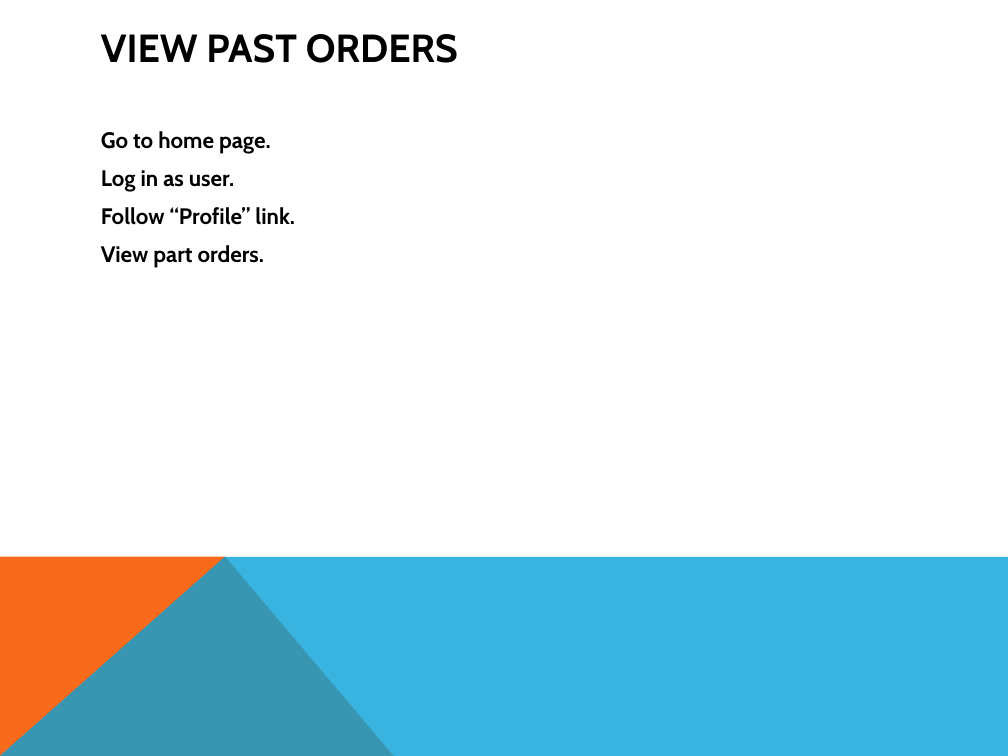
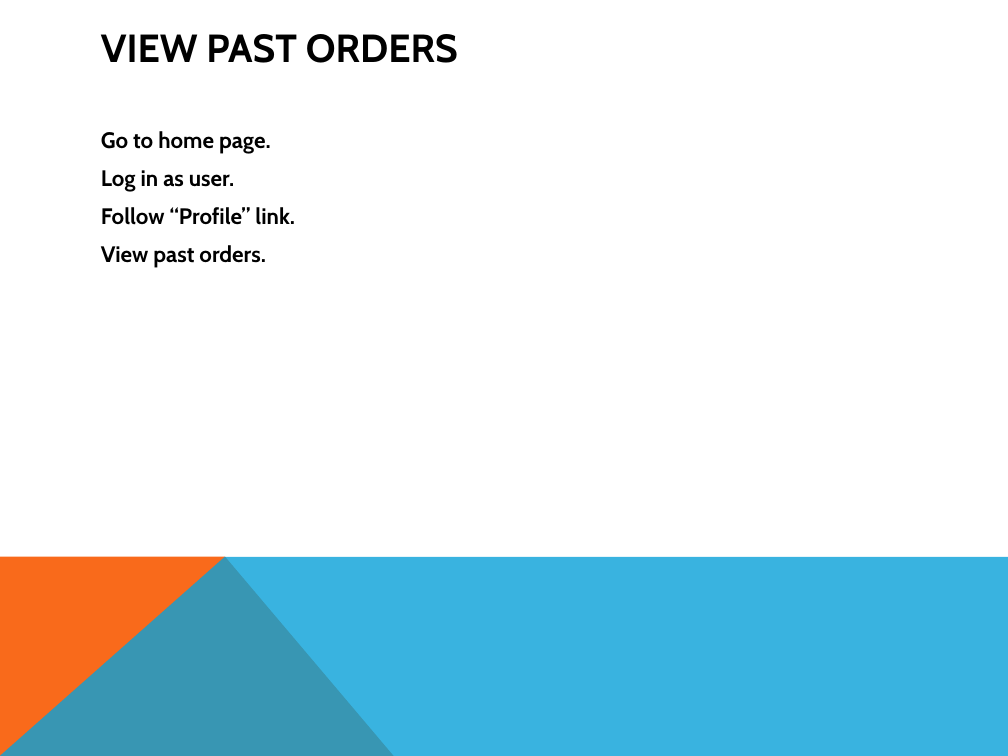
Before and after one commit to tommy144/comp3753, a slide deck: slide 16 of Presentation.pptx. Drawn at 1008x756 pixels with LibreOffice and Linux fonts; fonts in the diff are those of the drawing. Boxes give left, top, right and bottom in pixels: in the first picture for what was removed or moved away, otherwise in the second. Text is boxed around its words. In the diff, an @@ line names an element or a change of style, - is before the commit and + after.

```diff
--- a/Presentation.pptx
+++ b/Presentation.pptx
@@ text at (101, 245, 265, 268): text changed @@
-View part orders.
+View past orders.
```
Also in this commit, not shown: 4 other files.
